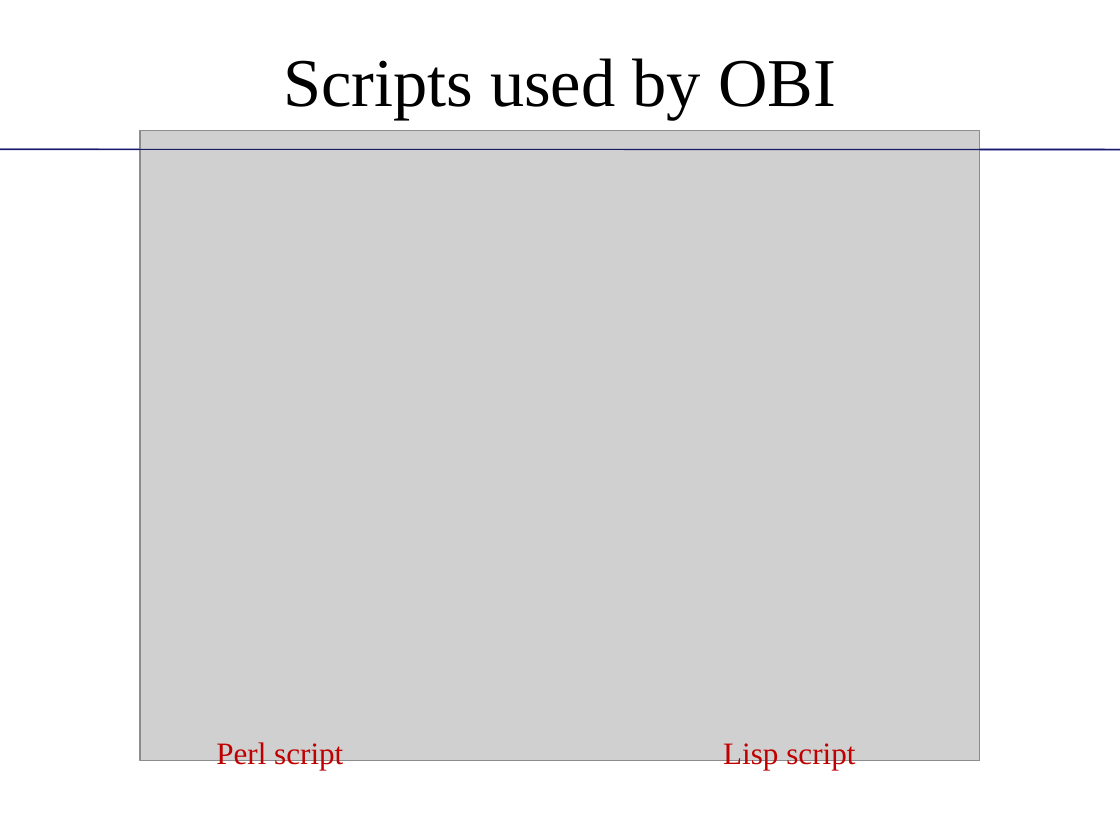
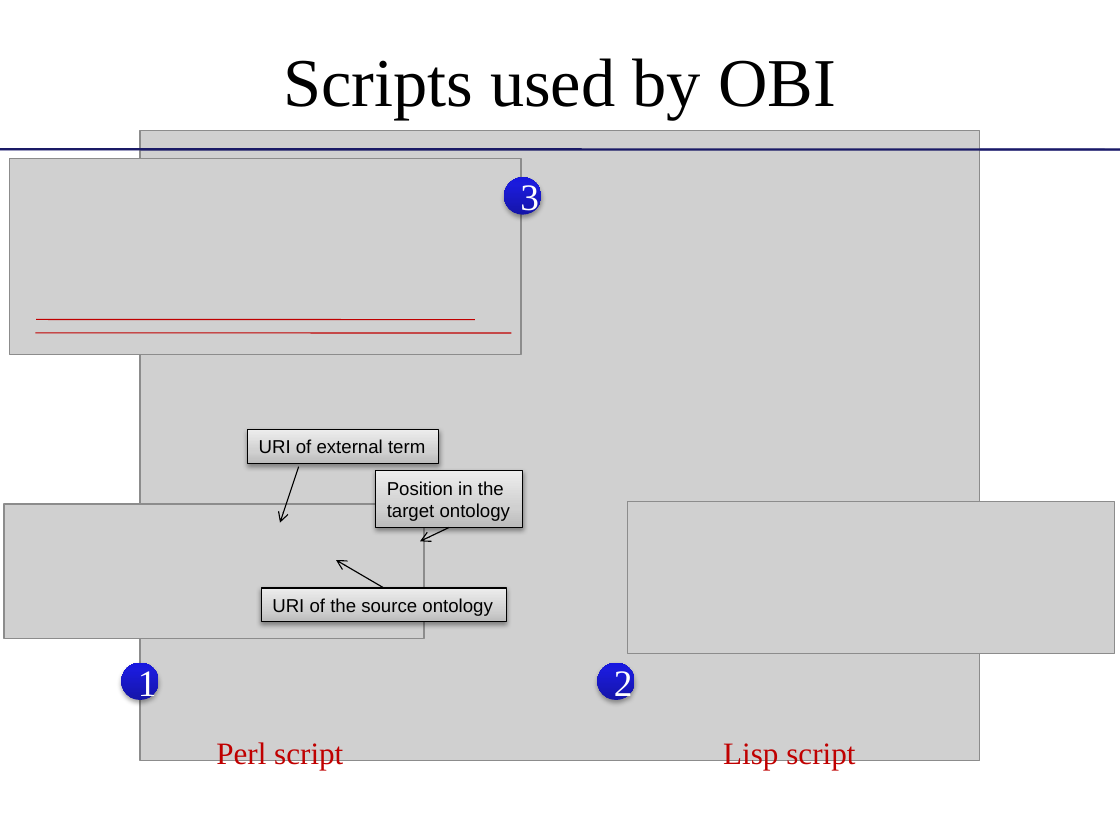
Before and after one commit to obi-ontology/obi-legacy-svn, a slide deck: slide 7 of trunk/docs/presentations/OBI tutorial July 2011 ICBO/MIREOT-View.pptx. Drawn at 1120x840 pixels with LibreOffice and Linux fonts; fonts in the diff are those of the drawing; grey boxes stand for pictures; background and template pictures are left out. Boxes give left, top, right and bottom in pixels: in the first picture for what was removed or moved away, otherwise in the second. Text is boxed around its words. In the diff, an @@ line names an element or a change of style, - is before the commit and + after.

```diff
--- a/trunk/docs/presentations/OBI tutorial July 2011 ICBO/MIREOT-View.pptx
+++ b/trunk/docs/presentations/OBI tutorial July 2011 ICBO/MIREOT-View.pptx
@@ picture added at [9,159,521,355] @@
@@ ellipse added at [504,177,541,214], fill gradient #1515A9 to #1B1BDC to #1818E1, 24 pt, text #FFFFFF @@
+3
@@ line added from (36, 319) to (475, 319), #C00000 0.75 pt @@
@@ line added from (36, 333) to (512, 333), #C00000 0.75 pt @@
@@ rectangle added at [248,429,439,463], fill gradient #BDBDBD to #D1D1D1 to #EEEEEE, outline #000000 0.75 pt, 12 pt, text #000000 @@
+URI of external term
@@ arrow added from (299, 467) to (280, 523), #000000 0.75 pt @@
@@ rectangle added at [376,470,523,526], fill gradient #BDBDBD to #D1D1D1 to #EEEEEE, outline #000000 0.75 pt, 12 pt, text #000000 @@
+Position in the
+target ontology
@@ picture added at [4,504,424,638] @@
@@ picture added at [627,502,1114,653] @@
@@ arrow added from (449, 528) to (420, 541), #000000 0.75 pt @@
@@ arrow added from (384, 588) to (336, 560), #000000 0.75 pt @@
@@ rectangle added at [261,588,506,622], fill gradient #BDBDBD to #D1D1D1 to #EEEEEE, outline #000000 0.75 pt, 12 pt, text #000000 @@
+URI of the source ontology
@@ ellipse added at [121,663,158,700], fill gradient #1515A9 to #1B1BDC to #1818E1, 24 pt, text #FFFFFF @@
+1
@@ ellipse added at [597,663,634,700], fill gradient #1515A9 to #1B1BDC to #1818E1, 24 pt, text #FFFFFF @@
+2
```
Also in this commit, not shown: 5 other slides changed.
